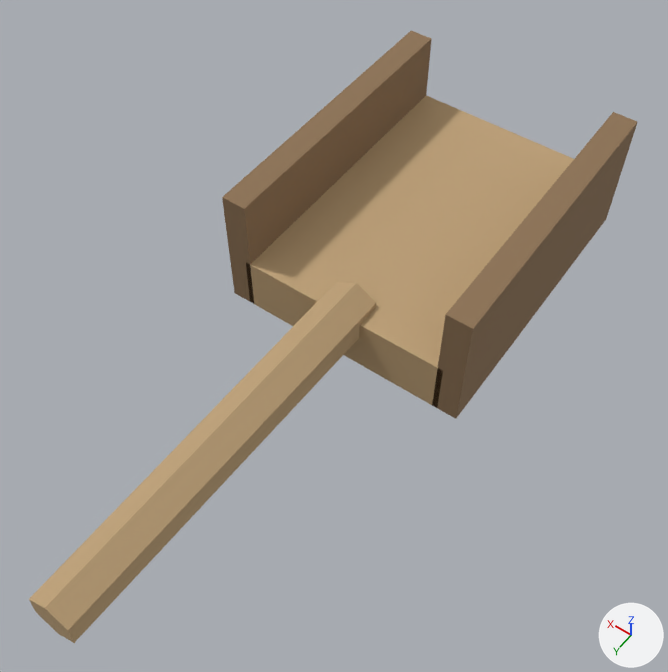
An edit to the glTF model public/assets/models/channel_scoop.glb, drawn before and after from the same camera.
Before and after are seen from a 50 mm camera at (-0.42, 0.815, 0.972) aimed at (-0.015, 0.248, 0.08). Every picture has the same lights, and +X, +Y and +Z are marked at lower right. The first picture is the older version. Vertices at exactly the same position are counted once.

Objects in the first picture: 'channel_scoop.003'.
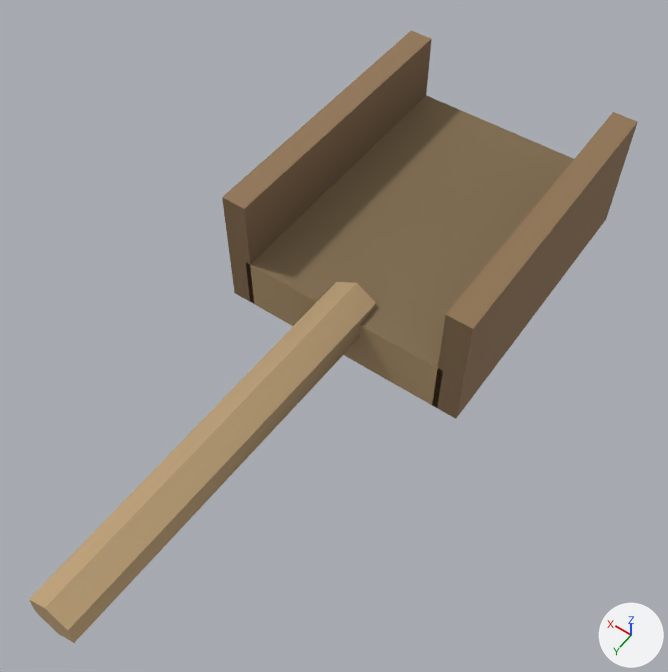
The edits, one by one:
me_cube_1673 has 36 vertices, 56 faces and spans x -0.177..0.177, y -0.215..0.701, z 0.0..0.18.
me_cube_1673 is used by ob_channel_scoop_003; location (0.0, 0.0, 0.0).
me_cube_1673 part 1: 56 faces centred in x -0.177..0.177, y -0.215..0.701, z 0.0..0.18 are repainted in the vertex colours; the middle colour goes from brown #bfa279 to brown #8f7355.

Where the change shows, as pixel boxes (x1, y1, x2, y2) in the pictures (668 x 672 px):
part 1 of me_cube_1673, recoloured (darker)
    both: (223, 42, 576, 481)
